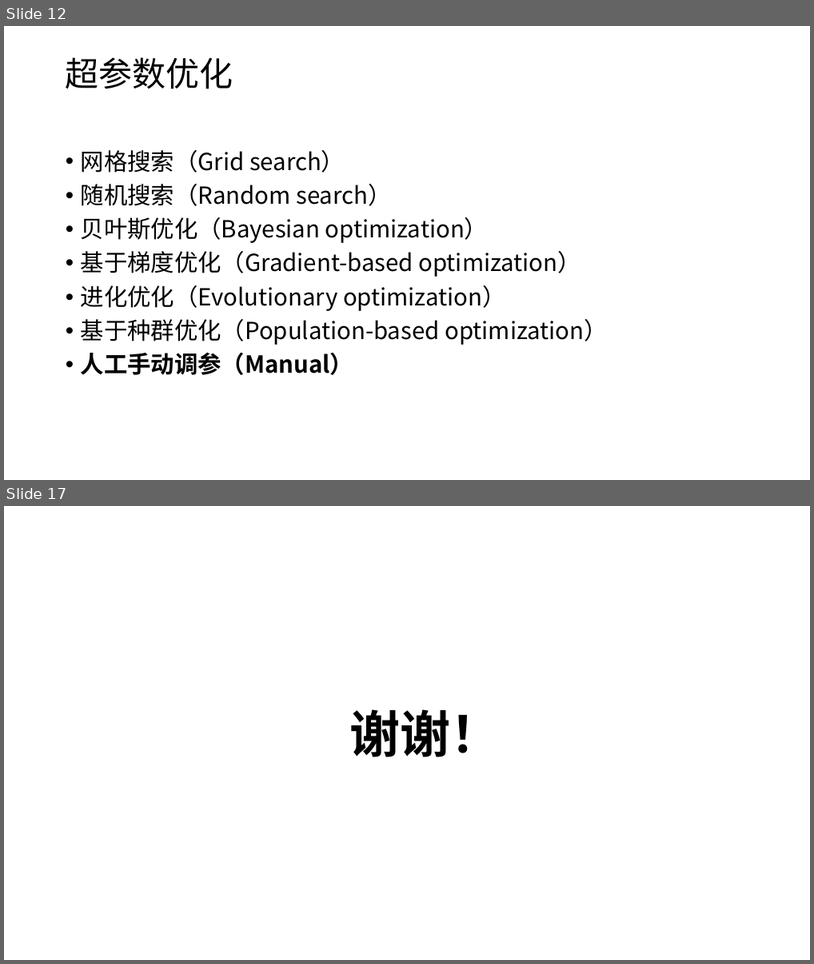
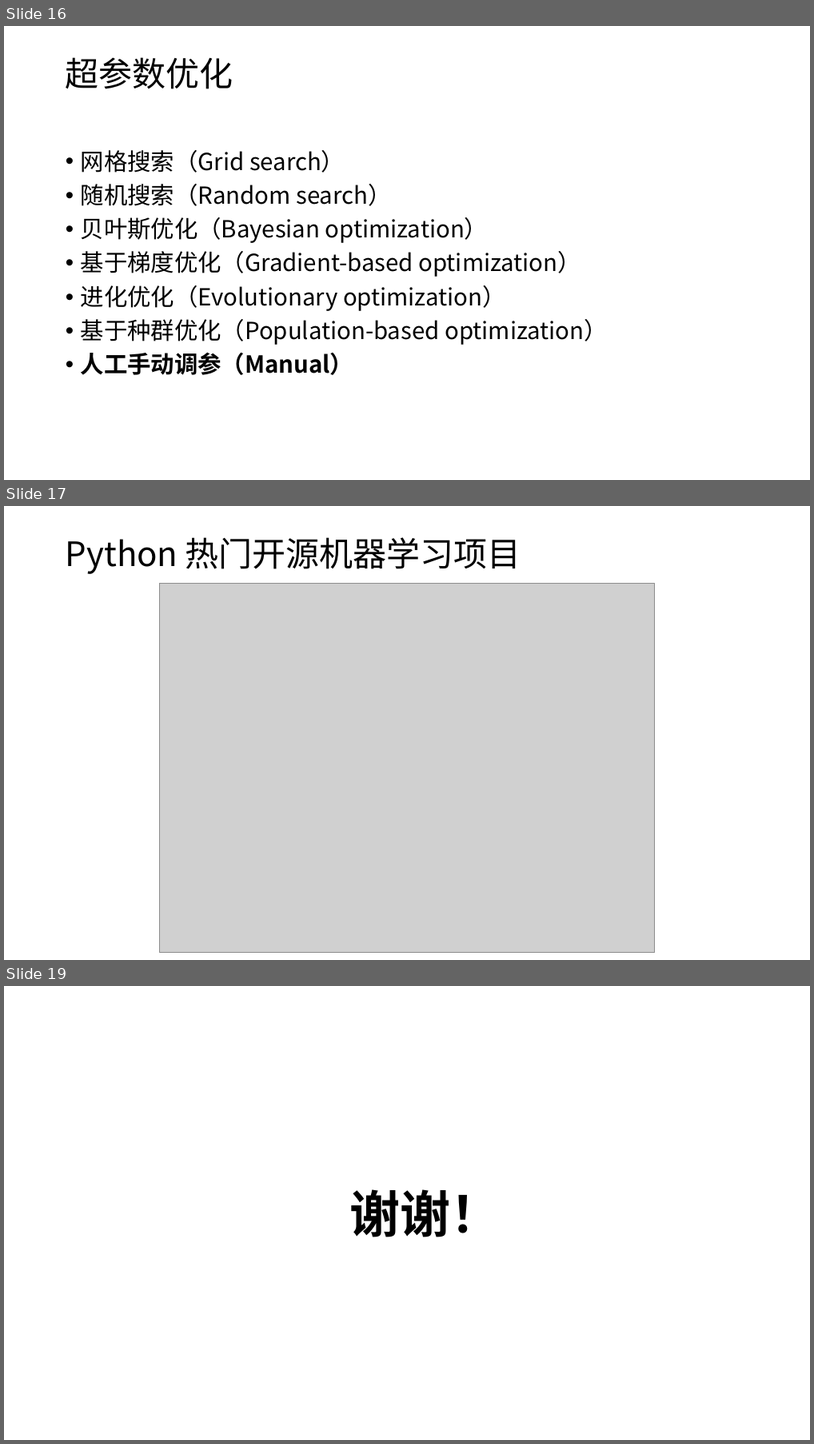
Before and after one commit to Hansimov/neural-network-2019, a slide deck: hw2/118039910141-于泽汉-hw2.pptx. Shown one above the other, each under a label of ours: slides 12 and 17 before the commit, slides 16, 17 and 19 after it; the slides between them are not shown. The pictures are 814x964 and 814x1444 pixels, drawn with LibreOffice and Linux fonts; fonts in the diff are those of the drawing; grey boxes stand for pictures. Boxes give left, top, right and bottom in pixels: in the first picture for what was removed or moved away, otherwise in the second. Text is boxed around its words. In the diff, an @@ line names an element or a change of style, - is before the commit and + after.

```diff
--- a/hw2/118039910141-于泽汉-hw2.pptx
+++ b/hw2/118039910141-于泽汉-hw2.pptx
@@ slide 17 added at (x1=4, y1=506, x2=810, y2=960), background #FFFFFF @@
@@ title added at (x1=66, y1=537, x2=522, y2=574), 40 pt, text #000000 @@
+Python 热门开源机器学习项目
@@ picture added at (x1=159, y1=584, x2=655, y2=952) @@
@@ what was slide 12 is now slide 16 @@
@@ what was slide 17 is now slide 19 @@
```
Also in this commit, not shown: 1 slide changed, 1 other slide added, 3 other files.
